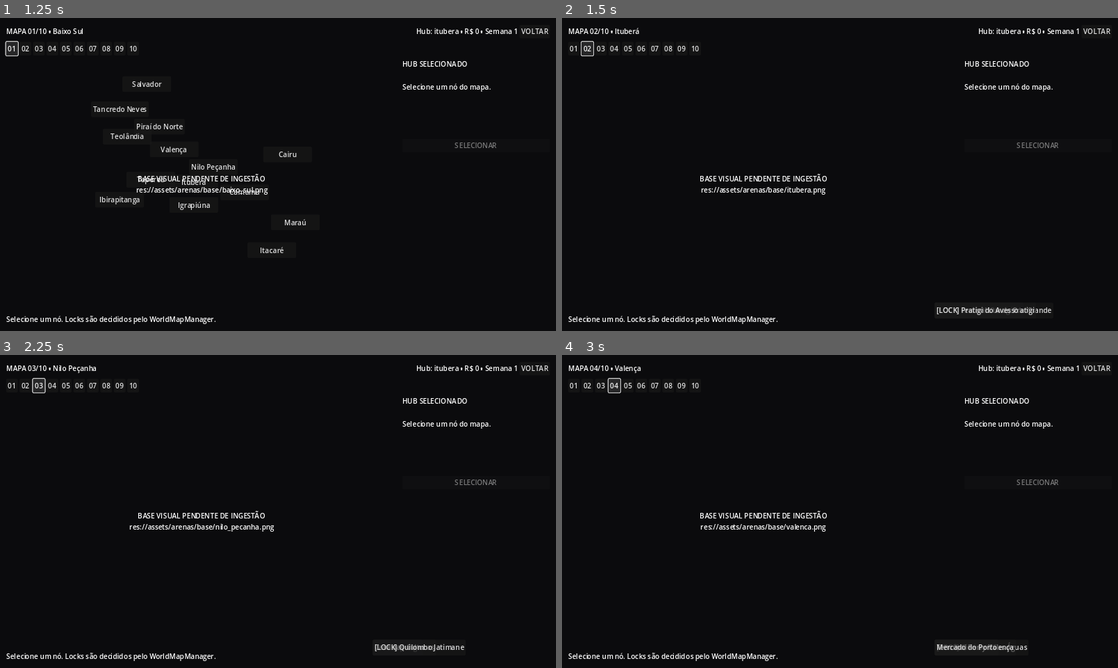
Above: before the commit, frames 1-4 (two rows, left to right).
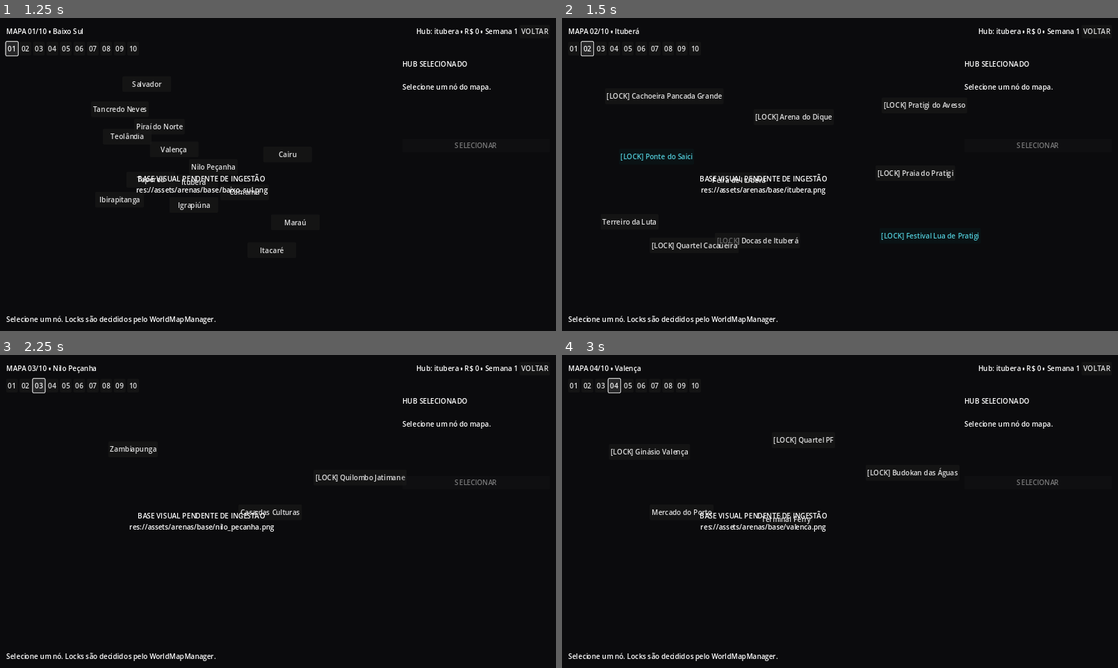
Above: after the commit, the same moments.

Repository: ringuemkt-rgb/cria-do-tatame
Game: Godot game, scene res://scenes/world/WorldMapScreen.tscn
The game is run twice, just before and just after one commit, with the same random seed, the same clock (stepped at 60 frames per second) and the same inputs. This scene is started directly instead of the project's main scene.
Inputs:
- Up to frame 1 (1.25 s): click "01" at 0.5 s
- Up to frame 2 (1.5 s): click "02" at 1.25 s
- Up to frame 3 (2.25 s): click "03" at 2 s
- Up to frame 4 (3 s): click "04" at 2.75 s

Frame 1 is identical in both runs. In frame 2, 1.7% of the frame differs, in the area x 7-88%, y 23-95%; in frame 3, 0.6%; in frame 4, 0.8%.

Commit message:
EPIC 69 — support 1920x1080 node coordinates and emblem hooks

Diff:
--- a/src/world/MapPage.gd
+++ b/src/world/MapPage.gd
@@ -3,6 +3,9 @@
 
 signal map_node_selected(node_id: String)
 signal page_anchor_selected(page_id: String)
+
+const LOGICAL_SIZE := Vector2(1920.0, 1080.0)
+const FACTION_COLORS := {"ALE": Color("#FF9408"), "LEM": Color("#4A6741"), "NTM": Color("#3FE3F5")}
 
 @onready var base_texture: TextureRect = $BaseTexture
 @onready var node_layer: Control = $NodeLayer
@@ -18,9 +21,8 @@
 	_anchors = anchors
 	_nodes = nodes
 	_evaluations = evaluations
-	if not is_node_ready():
-		return
-	_apply_page()
+	if is_node_ready():
+		_apply_page()
 
 func _ready() -> void:
 	_apply_page()
@@ -30,22 +32,20 @@
 		return
 	for child in node_layer.get_children():
 		child.queue_free()
-
 	var base_path := str(_page.get("base", ""))
 	if base_path != "" and ResourceLoader.exists(base_path):
 		base_texture.texture = load(base_path)
+		base_texture.modulate = Color.WHITE
 		pending_label.visible = false
 	else:
 		base_texture.texture = null
+		base_texture.modulate = Color("#16202A")
 		pending_label.visible = true
 		pending_label.text = "BASE VISUAL PENDENTE DE INGESTÃO\n%s" % base_path
-
 	for anchor_value in _anchors:
-		var anchor: Dictionary = anchor_value
-		_add_anchor_button(anchor)
+		_add_anchor_button(anchor_value)
 	for node_value in _nodes:
-		var node: Dictionary = node_value
-		_add_node_button(node)
+		_add_node_button(node_value)
 
 func _add_anchor_button(anchor: Dictionary) -> void:
 	var target_page := str(anchor.get("target_page", ""))
@@ -63,12 +63,22 @@
 		label = "[LOCK] " + label
 	var button := _make_button(node, label)
 	button.tooltip_text = str(evaluation.get("reason", "")) if not unlocked else str(node.get("tipo", ""))
+	var emblem_path := "res://assets/brand/arena_icons/%s.png" % str(node.get("emblema", ""))
+	if ResourceLoader.exists(emblem_path):
+		button.icon = load(emblem_path)
+	var faction := str(node.get("faccao", ""))
+	if FACTION_COLORS.has(faction):
+		button.modulate = FACTION_COLORS[faction].lightened(0.15)
 	button.pressed.connect(func(): map_node_selected.emit(node_id))
 
 func _make_button(item: Dictionary, label: String) -> Button:
 	var pos_value = item.get("pos", [0.5, 0.5])
-	var x := clamp(float(pos_value[0]), 0.0, 1.0)
-	var y := clamp(float(pos_value[1]), 0.0, 1.0)
+	var raw_x := float(pos_value[0])
+	var raw_y := float(pos_value[1])
+	var x := raw_x / LOGICAL_SIZE.x if raw_x > 1.0 else raw_x
+	var y := raw_y / LOGICAL_SIZE.y if raw_y > 1.0 else raw_y
+	x = clamp(x, 0.0, 1.0)
+	y = clamp(y, 0.0, 1.0)
 	var button := Button.new()
 	button.text = label
 	button.custom_minimum_size = Vector2(112, 36)
